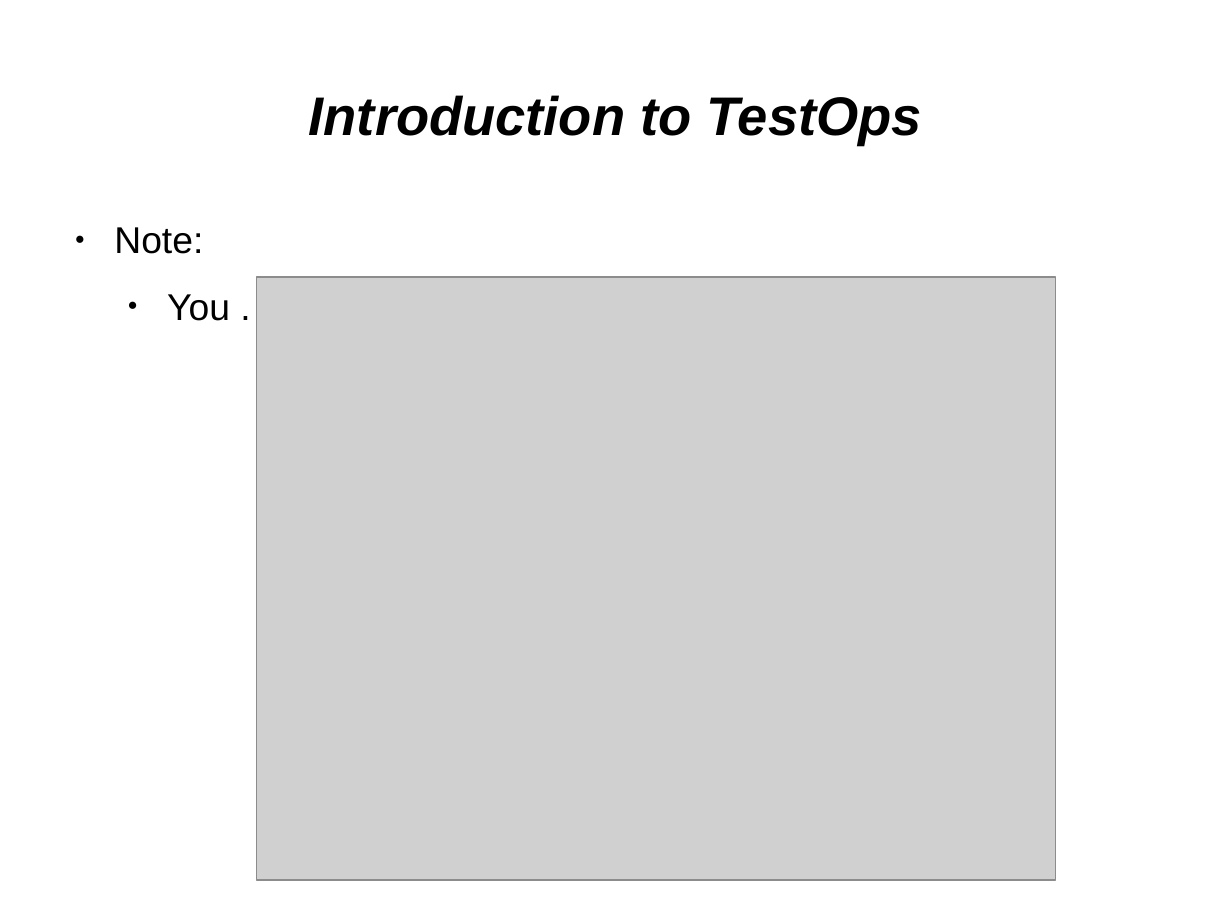
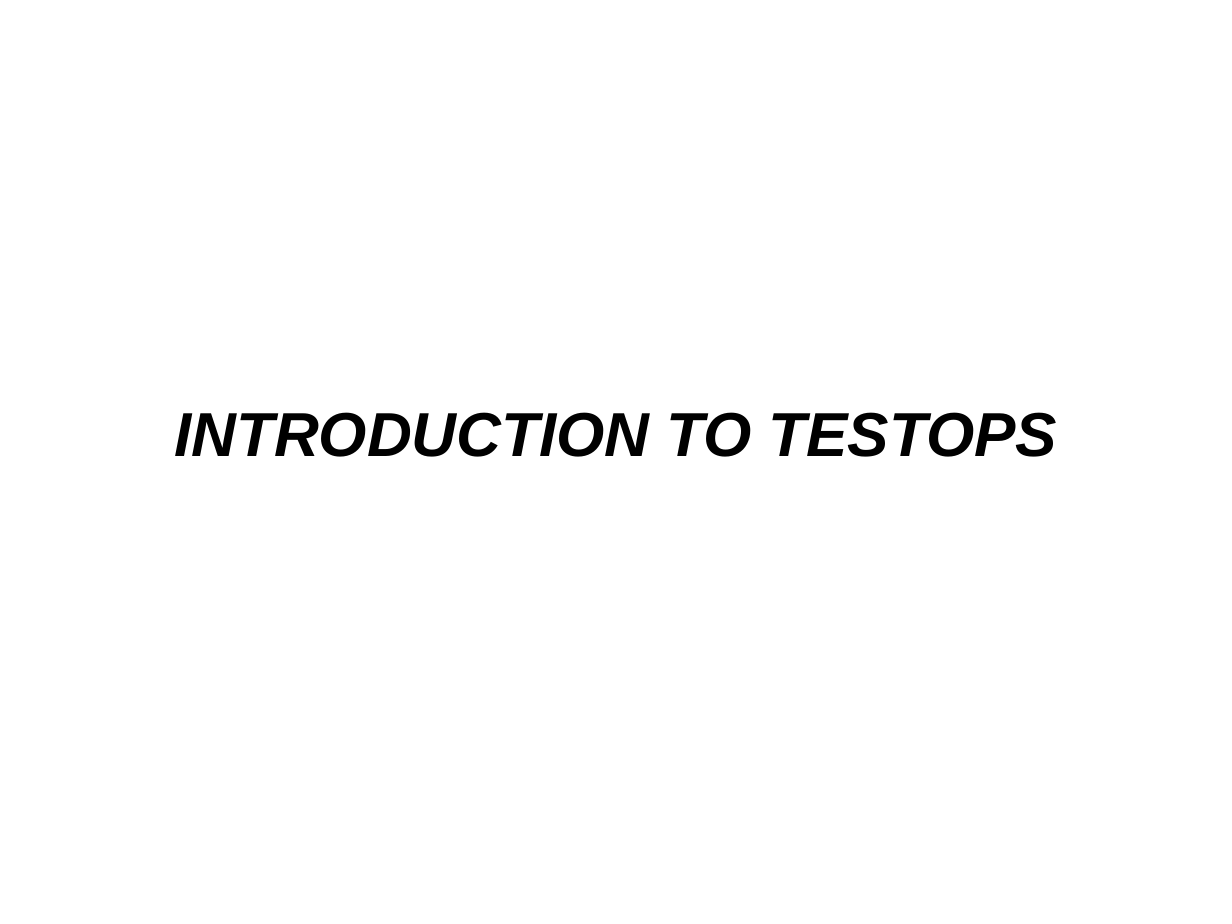
Before and after one commit to kirol/selenium, a slide deck: slide 29 of Selenium & Testops.odp (slide 31 before the commit). Drawn at 1232x924 pixels with LibreOffice and Linux fonts; fonts in the diff are those of the drawing; grey boxes stand for pictures. Boxes give left, top, right and bottom in pixels: in the first picture for what was removed or moved away, otherwise in the second. Text is boxed around its words. In the diff, an @@ line names an element or a change of style, - is before the commit and + after.

```diff
--- a/Selenium & Testops.odp
+++ b/Selenium & Testops.odp
@@ text removed at [114, 227, 230, 321] @@
-● Note:
-  ● You .
@@ picture removed at [256, 277, 1056, 881] @@
@@ subtitle at [174, 412, 1057, 457]: text changed; size 35 to 40 pt @@
-Introduction to TestOps
+INTRODUCTION TO TESTOPS
```
Also in this commit, not shown: 15 other slides changed, 4 slides added, 1 slide removed, 1 other file.
